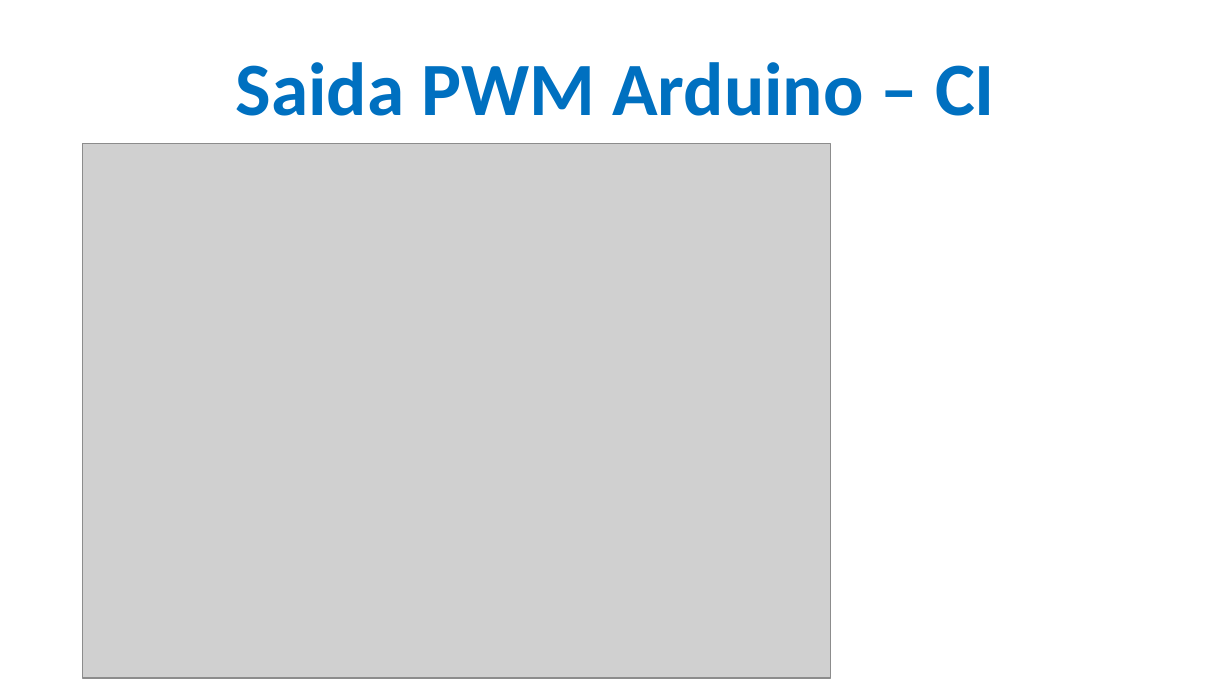
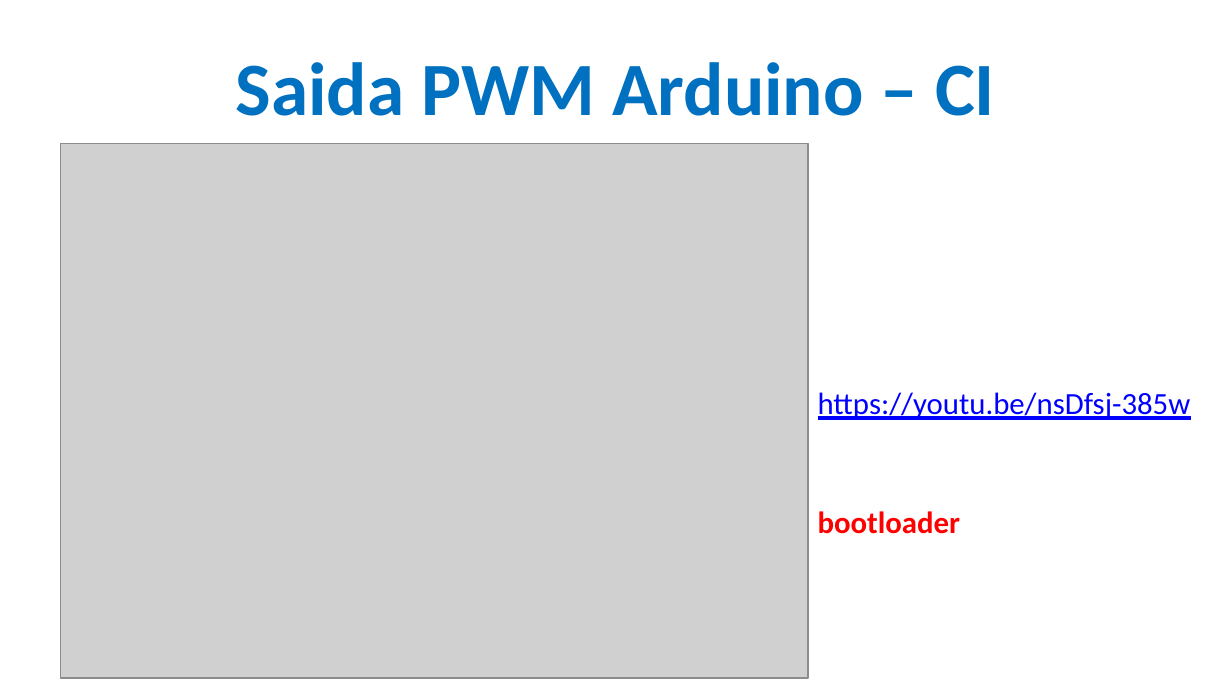
Before and after one commit to CloudEducationBrazil/WydenArea1ProgramacaoMicrocontroladores, a slide deck: slide 33 of 01 Classes/Aula 06 - Programação Microcontroladores - Periféricos Integrados - Temporizadores e PWM.pptx. Drawn at 1232x693 pixels with LibreOffice and Linux fonts; fonts in the diff are those of the drawing; grey boxes stand for pictures; background and template pictures are left out. Boxes give left, top, right and bottom in pixels: in the first picture for what was removed or moved away, otherwise in the second. Text is boxed around its words. In the diff, an @@ line names an element or a change of style, - is before the commit and + after.

```diff
--- a/01 Classes/Aula 06 - Programação Microcontroladores - Periféricos Integrados - Temporizadores e PWM.pptx
+++ b/01 Classes/Aula 06 - Programação Microcontroladores - Periféricos Integrados - Temporizadores e PWM.pptx
@@ picture: place and size @@
-picture at (83, 143, 830, 678)
+picture at (60, 143, 808, 678)
@@ text added at (818, 392, 1191, 420), 18 pt, text #0000FF, underline @@
+https://youtu.be/nsDfsj-385w
@@ text added at (818, 511, 960, 534), 18 pt, text #FF0000, bold @@
+bootloader
```
Also in this commit, not shown: 4 other slides changed.
